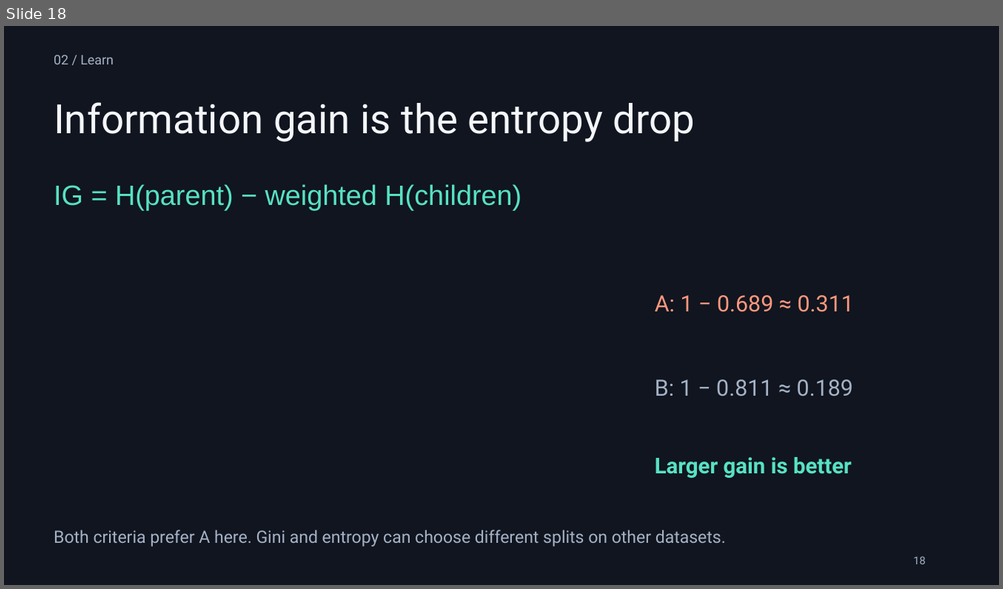
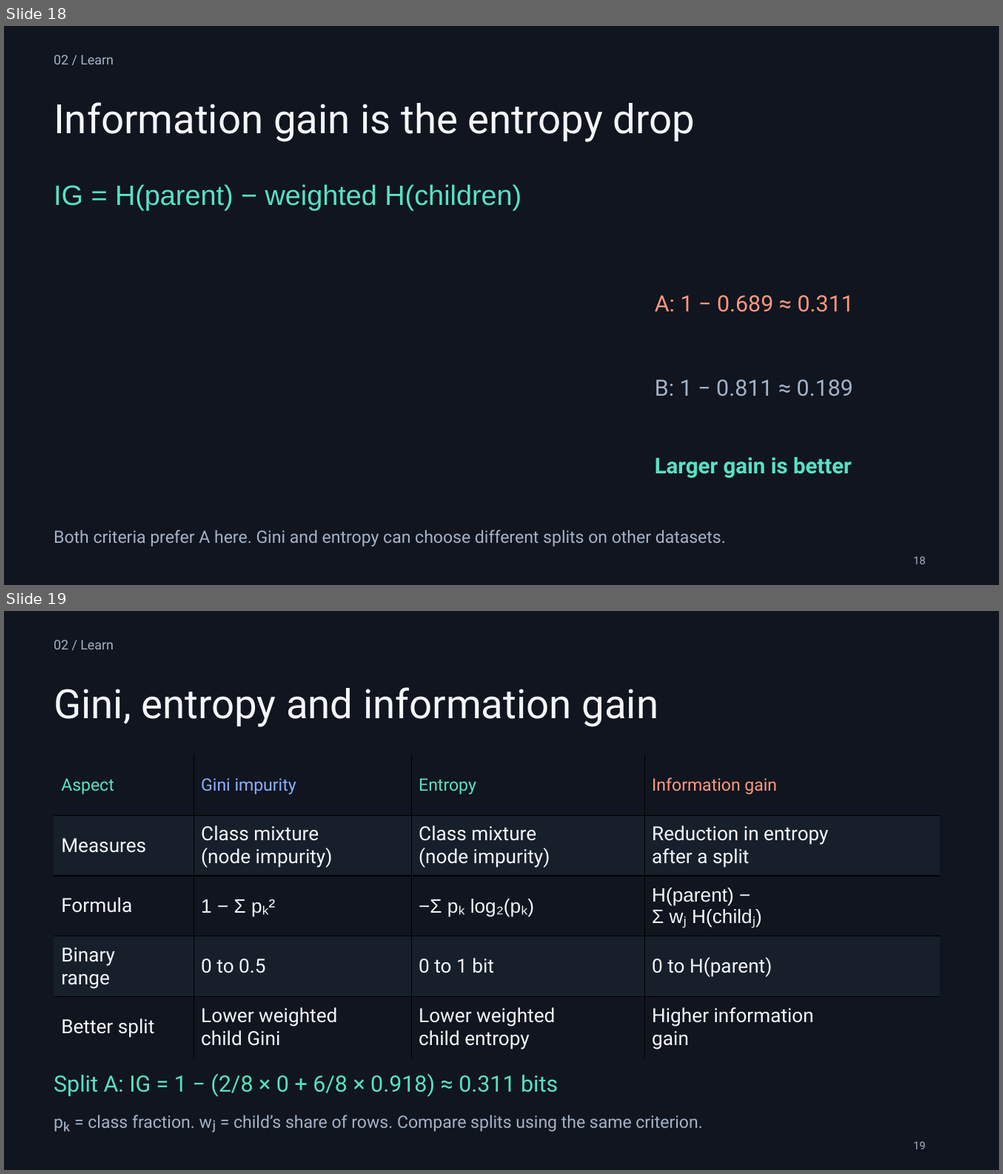
Before and after one commit to Ahsan-ShakoorK/NSU_ML, a slide deck: lectures/NSU ML — Lecture 4 — Decision Trees.pptx. Shown one above the other, each under a label of ours: slide 18 before the commit, slides 18 and 19 after it. The pictures are 1003x589 and 1003x1174 pixels, drawn with LibreOffice and Linux fonts; fonts in the diff are those of the drawing. Boxes give left, top, right and bottom in pixels: in the first picture for what was removed or moved away, otherwise in the second. Text is boxed around its words. In the diff, an @@ line names an element or a change of style, - is before the commit and + after.

```diff
--- a/lectures/NSU ML — Lecture 4 — Decision Trees.pptx
+++ b/lectures/NSU ML — Lecture 4 — Decision Trees.pptx
@@ slide 19 added at [4, 611, 999, 1170], background #10151F @@
@@ text added at [54, 640, 114, 649], 12.8 pt, text #A5B2C6 @@
+02 / Learn
@@ text added at [54, 687, 659, 727], 39 pt, text #F4F6FA @@
+Gini, entropy and information gain
@@ table added at [54, 755, 940, 1058], 5 rows, 4 columns @@
+Aspect | Gini impurity | Entropy | Information gain
+Measures | Class mixture / (node impurity) | Class mixture / (node impurity) | Reduction in entropy / after a split
+Formula | 1 − Σ pₖ² | −Σ pₖ log₂(pₖ) | H(parent) − / Σ wⱼ H(childⱼ)
+Binary / range | 0 to 0.5 | 0 to 1 bit | 0 to H(parent)
+Better split | Lower weighted / child Gini | Lower weighted / child entropy | Higher information / gain
@@ text added at [54, 1074, 558, 1097], 21.8 pt, text #57E2C4 @@
+Split A: IG = 1 − (2/8 × 0 + 6/8 × 0.918) ≈ 0.311 bits
@@ text added at [54, 1115, 702, 1132], 16.5 pt, text #A5B2C6 @@
+pₖ = class fraction. wⱼ = child’s share of rows. Compare splits using the same criterion.
@@ text added at [913, 1142, 925, 1150], 10.5 pt, text #A5B2C6 @@
+19
```
Also in this commit, not shown: 21 slides changed.
